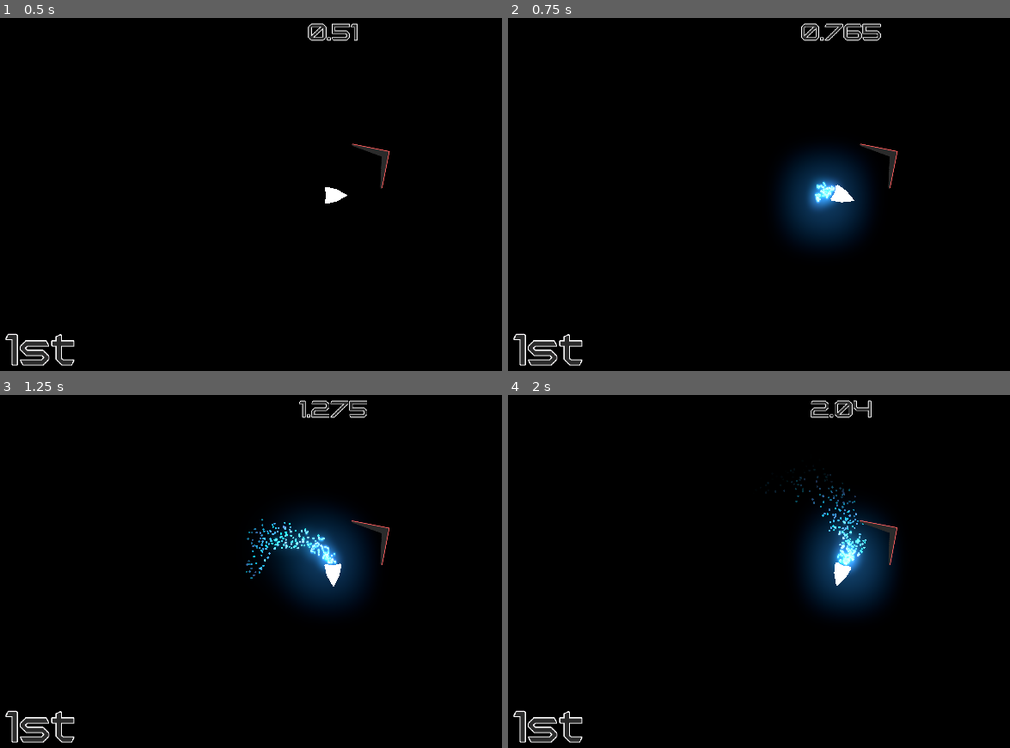
Above: before the commit, frames 1-4 (two rows, left to right).
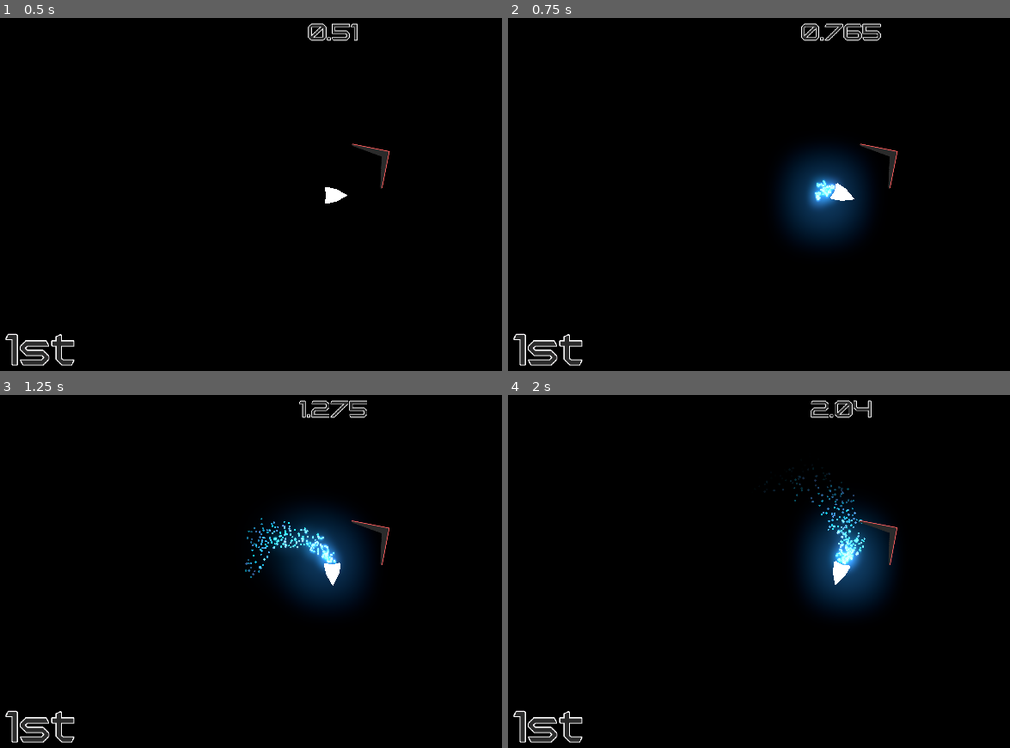
Above: after the commit, the same moments.

Repository: Insta-x/boost-racer
Game: Godot game, scene res://Src/Game.tscn
Two runs of this game, one before a commit and one after it. Both use one fixed random seed, a clock stepped at 60 frames per second and the inputs below. This scene is started directly instead of the project's main scene.
Inputs:
- Up to frame 1 (0.5 s): no input
- Up to frame 2 (0.75 s): hold D (turn_right) from 0.53 s (still down); hold Shift (boost) from 0.53 s (still down)
- Up to frame 3 (1.25 s): keep holding D (turn_right); keep holding Shift (boost)
- Up to frame 4 (2 s): release D (turn_right) at 1.28 s; release Shift (boost) at 1.28 s; hold Space (brake) from 1.28 s (still down); tap Shift (boost) at 1.35 s

Frame 1 is identical in both runs. In frame 2, 0.2% of the frame differs, in the area x 61-70%, y 45-53%; in frame 3, 0.6%; in frame 4, 0.8%, in the area x 50-72%, y 20-55%.

Commit message:
camera shake when boost

Diff:
--- a/Src/Game.tscn
+++ b/Src/Game.tscn
@@ -8,12 +8,17 @@
 [ext_resource path="res://Assets/Sound/music.mp3" type="AudioStream" id=6]
 [ext_resource path="res://Assets/game_world.tres" type="Environment" id=7]
 [ext_resource path="res://Src/UI/FinishScreen.tscn" type="PackedScene" id=8]
+[ext_resource path="res://Src/GameCamera.tscn" type="PackedScene" id=9]
 
 [node name="Game" type="Node"]
 script = ExtResource( 2 )
 
 [node name="GameWorld" parent="." instance=ExtResource( 1 )]
 position = Vector2( -14, 0 )
+
+[node name="GameCamera" parent="." instance=ExtResource( 9 )]
+current = true
+following = NodePath("../GameWorld/PlayerRacer")
 
 [node name="WorldEnvironment" type="WorldEnvironment" parent="."]
 environment = ExtResource( 7 )
--- /dev/null
+++ b/Src/GameCamera.gd
@@ -0,0 +1,36 @@
+extends Camera2D
+
+
+export (NodePath) onready var following = get_node(following) as PlayerRacer
+
+var shake_time_left := 0.0
+var shake_total_time := 0.0
+var strength := 0
+
+
+func _ready() -> void:
+	GlobalSignal.connect("player_boosted", self, "_on_player_boosted")
+
+
+func _process(delta: float) -> void:
+	global_position = following.global_position
+
+	shake_time_left = move_toward(shake_time_left, 0.0, delta)
+
+	# Shakes
+	if shake_time_left > 0.01:
+		var damping := ease(shake_time_left / shake_total_time, 1.0)
+		offset = Vector2(
+			randi() % strength * damping,
+			randi() % strength * damping
+			)
+
+
+func shake(duration : float = 0.1, power : int = 20) -> void:
+	shake_time_left = duration
+	shake_total_time = duration
+	strength = power
+
+
+func _on_player_boosted() -> void:
+	shake(1.5, 8)
--- /dev/null
+++ b/Src/GameCamera.tscn
@@ -0,0 +1,6 @@
+[gd_scene load_steps=2 format=2]
+
+[ext_resource path="res://Src/GameCamera.gd" type="Script" id=1]
+
+[node name="GameCamera" type="Camera2D"]
+script = ExtResource( 1 )
--- a/Src/GameWorld.tscn
+++ b/Src/GameWorld.tscn
@@ -100,12 +100,6 @@
 [node name="PlayerRacer" parent="." instance=ExtResource( 2 )]
 position = Vector2( 177, 8817 )
 
-[node name="Camera2D" type="Camera2D" parent="PlayerRacer"]
-current = true
-__meta__ = {
-"_edit_lock_": true
-}
-
 [node name="FinishArea2D" parent="." instance=ExtResource( 4 )]
 position = Vector2( 13504, -64 )
 
--- a/Src/Racer/PlayerRacer.gd
+++ b/Src/Racer/PlayerRacer.gd
@@ -1,10 +1,17 @@
 extends Racer
 
+class_name PlayerRacer
+
+
 onready var BoostChargeDoneSFX := $BoostChargeDoneSFX
+
 
 func _unhandled_input(event: InputEvent) -> void:
 	if event.is_action_pressed("boost"):
 		boost()
+
+		if boosting:
+			GlobalSignal.emit_signal("player_boosted")
 
 
 func _physics_process(delta: float) -> void:
@@ -12,6 +19,7 @@
 	turning = Input.get_action_strength("turn_right") - Input.get_action_strength("turn_left")
 	braking = Input.is_action_pressed("brake")
 
+
 func _on_DashCooldownTimer_timeout() -> void:
 	can_boost = true
 	boost_charge_particles.emitting = false
--- a/Src/Singleton/GlobalSignal.gd
+++ b/Src/Singleton/GlobalSignal.gd
@@ -3,5 +3,7 @@
 
 signal game_start
 
+signal player_boosted
+
 signal racer_finished(racer_id)
 signal player_finished
--- a/project.godot
+++ b/project.godot
@@ -19,6 +19,16 @@
 "language": "GDScript",
 "path": "res://Src/Racer/EnemyRacer.gd"
 }, {
+"base": "EditorVCSInterface",
+"class": "GitAPI",
+"language": "NativeScript",
+"path": "res://addons/godot-git-plugin/git_api.gdns"
+}, {
+"base": "Racer",
+"class": "PlayerRacer",
+"language": "GDScript",
+"path": "res://Src/Racer/PlayerRacer.gd"
+}, {
 "base": "RigidBody2D",
 "class": "Racer",
 "language": "GDScript",
@@ -27,6 +37,8 @@
 _global_script_class_icons={
 "AreaGuider": "",
 "EnemyRacer": "",
+"GitAPI": "",
+"PlayerRacer": "",
 "Racer": ""
 }
 
@@ -47,7 +59,7 @@
 
 [gdnative]
 
-singletons=[  ]
+singletons=[ "res://addons/godot-git-plugin/git_api.gdnlib" ]
 
 [global]
 
Not shown: 1 places in Src/Game.tscn that only renumber resources
